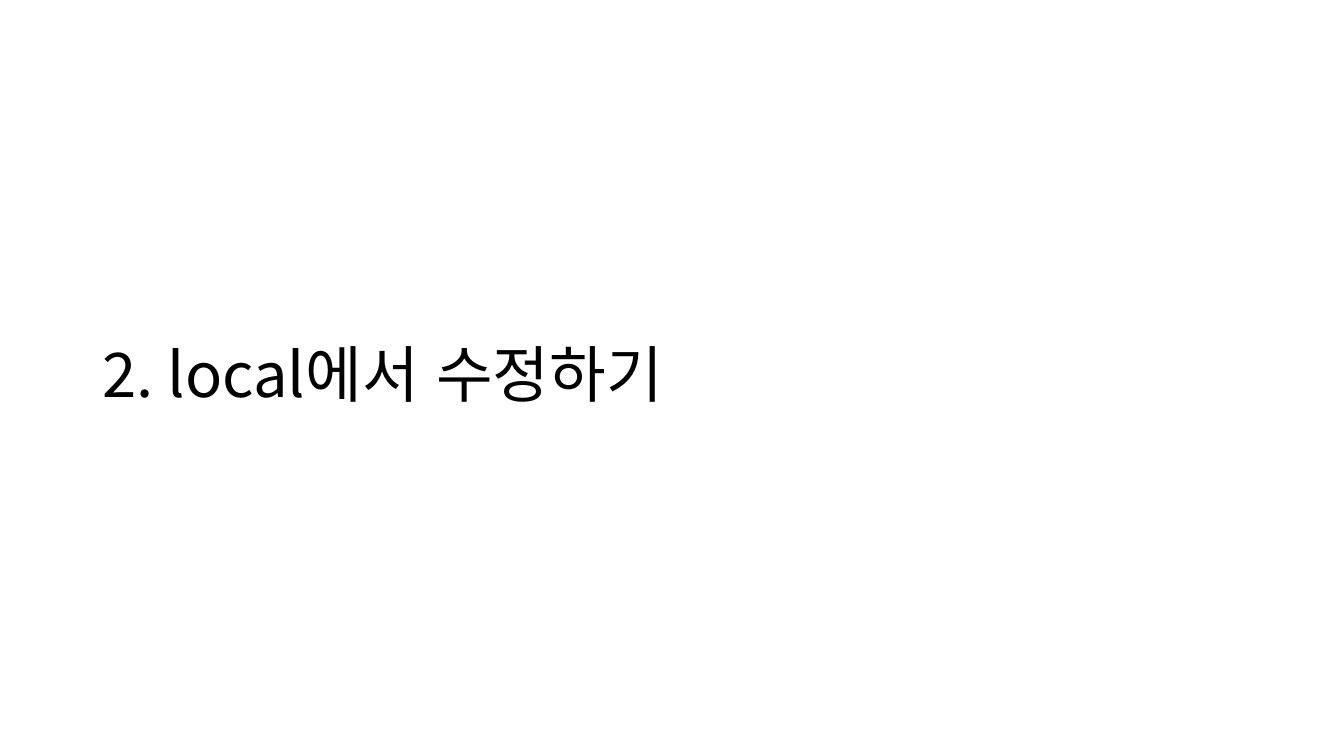
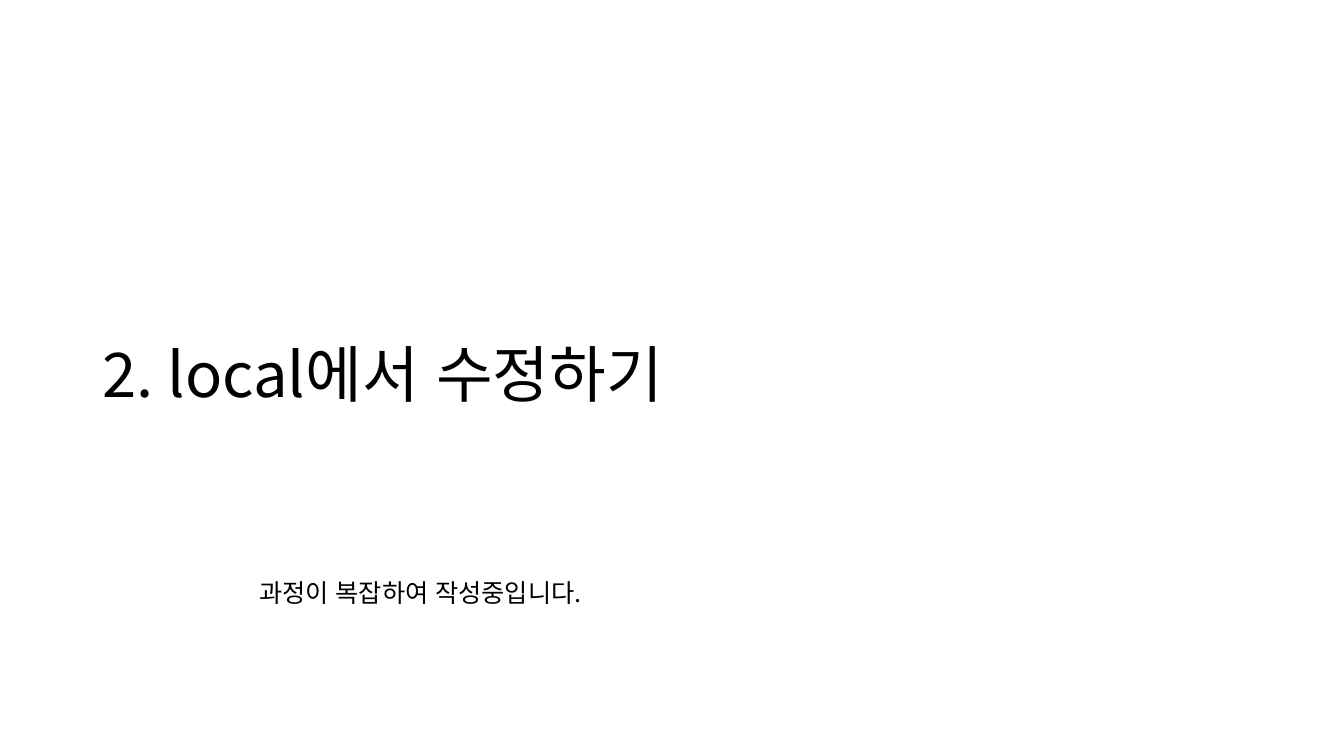
Before and after one commit to SNU-BDA-Lab/SNU-BDA-Lab.github.io, a slide deck: slide 19 of How_To_Use_Github_pages.pptx (slide 12 before the commit). Drawn at 1344x756 pixels with LibreOffice and Linux fonts; fonts in the diff are those of the drawing. Boxes give left, top, right and bottom in pixels: in the first picture for what was removed or moved away, otherwise in the second. Text is boxed around its words. In the diff, an @@ line names an element or a change of style, - is before the commit and + after.

```diff
--- a/How_To_Use_Github_pages.pptx
+++ b/How_To_Use_Github_pages.pptx
@@ text added at (x1=259, y1=581, x2=581, y2=604), 18 pt, text #000000 @@
+과정이 복잡하여 작성중입니다.
```
Also in this commit, not shown: 1 other slide changed, 9 slides added, 2 slides removed, 21 other files.
